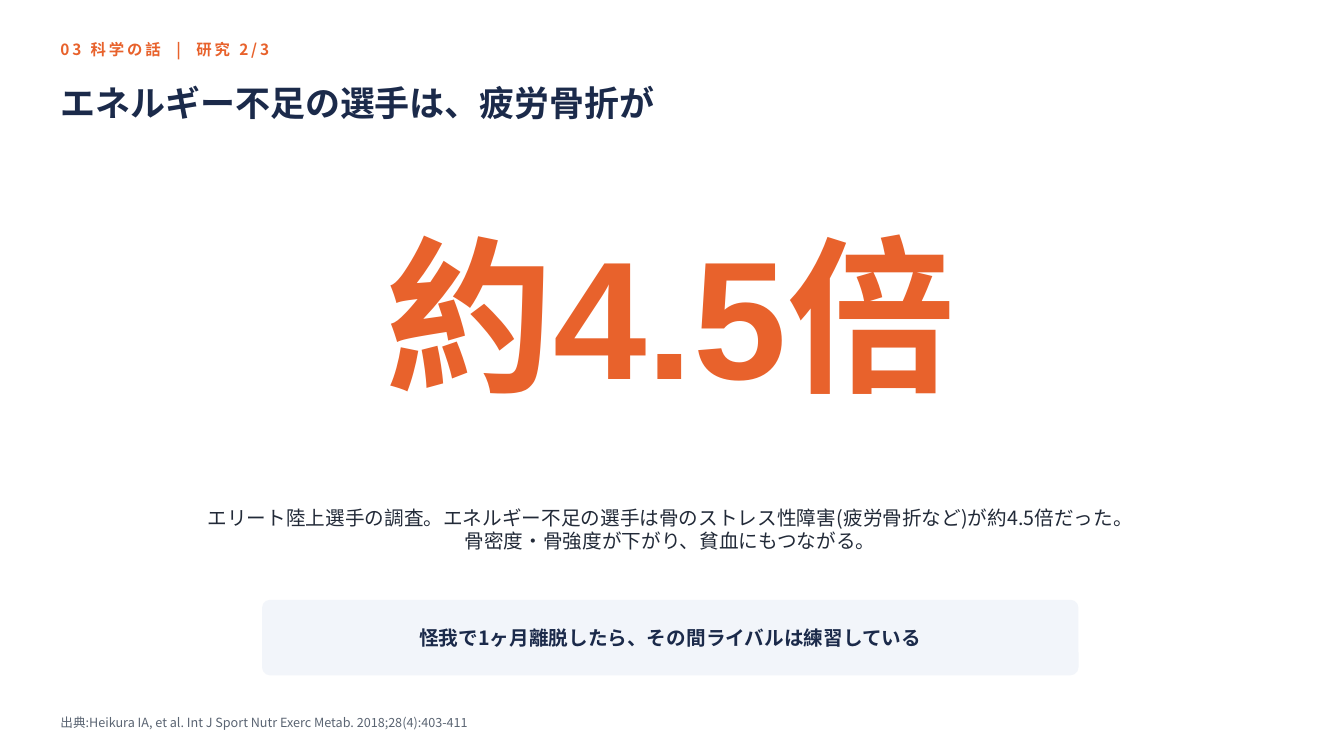
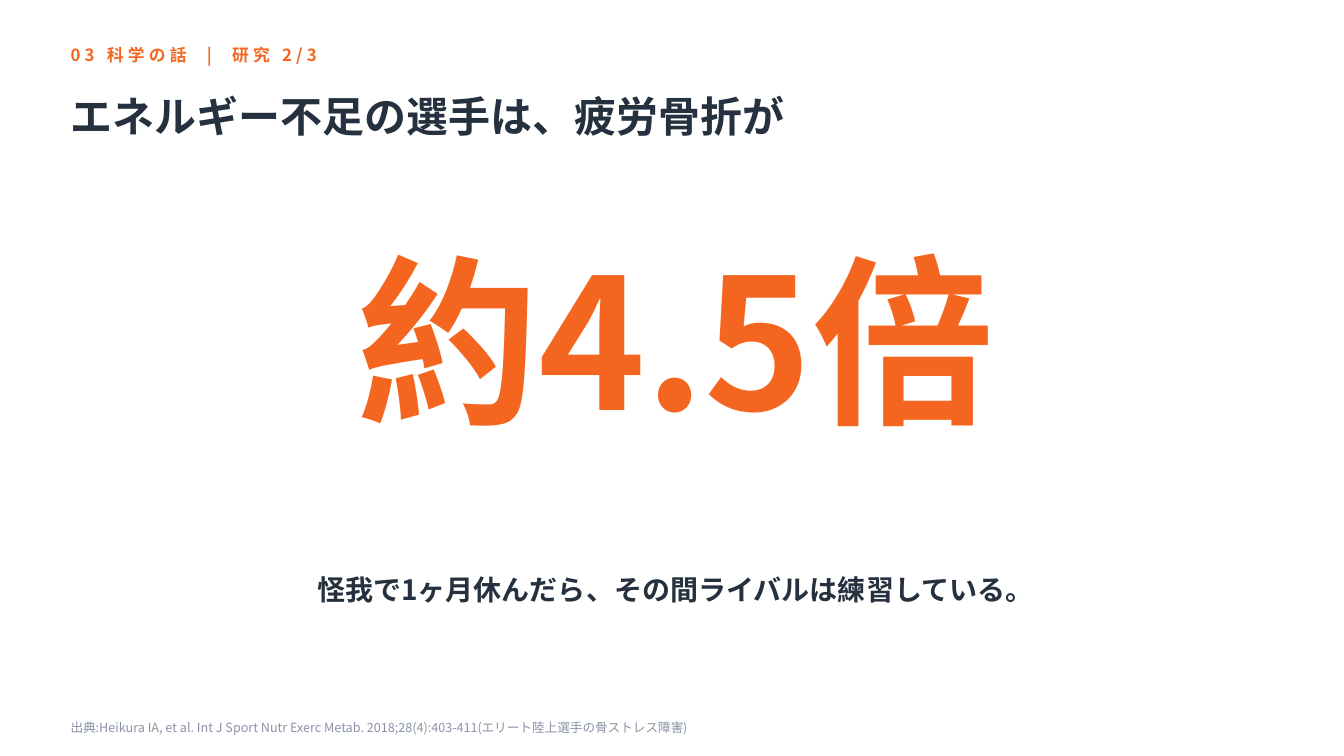
Before and after one commit to k-nomiya/Claude-Code-Test, a slide deck: slide 19 of nutrition-workshop/slides.pptx (slide 18 before the commit). Drawn at 1344x756 pixels with LibreOffice and Linux fonts; fonts in the diff are those of the drawing. Boxes give left, top, right and bottom in pixels: in the first picture for what was removed or moved away, otherwise in the second. Text is boxed around its words. In the diff, an @@ line names an element or a change of style, - is before the commit and + after.

```diff
--- a/nutrition-workshop/slides.pptx
+++ b/nutrition-workshop/slides.pptx
@@ text "03 科学の話 | 研究 2/3": place and size @@
-text "03 科学の話 | 研究 2/3" at [60, 40, 269, 60]
+text "03 科学の話 | 研究 2/3" at [71, 46, 317, 64]
@@ text "03 科学の話 | 研究 2/3" at [71, 46, 317, 64]: size 11 to 12 pt, text colour #E8622C to #F4661F, letter spacing 2 to 3 pt @@
@@ text "エネルギー不足の選手は、疲労骨折が": place and size @@
-text "エネルギー不足の選手は、疲労骨折が" at [60, 85, 654, 120]
+text "エネルギー不足の選手は、疲労骨折が" at [71, 95, 785, 136]
@@ text "エネルギー不足の選手は、疲労骨折が" at [71, 95, 785, 136]: size 25 to 30 pt, text colour #1B2A4A to #26313F @@
@@ text "約4.5倍": place and size @@
-text "約4.5倍" at [386, 234, 956, 394]
+text "約4.5倍" at [356, 253, 994, 427]
@@ text "約4.5倍" at [356, 253, 994, 427]: size 120 to 130 pt, font Arial to Noto Sans CJK JP, text colour #E8622C to #F4661F @@
@@ text removed at [208, 508, 1133, 550] @@
-エリート陸上選手の調査。エネルギー不足の選手は骨のストレス性障害(疲労骨折など)が約4.5倍だった。
-骨密度・骨強度が下がり、貧血にもつながる。
@@ text at [317, 576, 1033, 603]: text changed; size 14 to 20 pt; text colour #1B2A4A to #26313F @@
-怪我で1ヶ月離脱したら、その間ライバルは練習している
+怪我で1ヶ月休んだら、その間ライバルは練習している。
@@ rounded rectangle removed at [262, 600, 1079, 676] @@
@@ text at [71, 721, 688, 735]: text changed; text colour #5A6472 to #8A94A6 @@
-出典:Heikura IA, et al. Int J Sport Nutr Exerc Metab. 2018;28(4):403-411
+出典:Heikura IA, et al. Int J Sport Nutr Exerc Metab. 2018;28(4):403-411(エリート陸上選手の骨ストレス障害)
```
Also in this commit, not shown: 44 other slides changed, 1 slide added.
